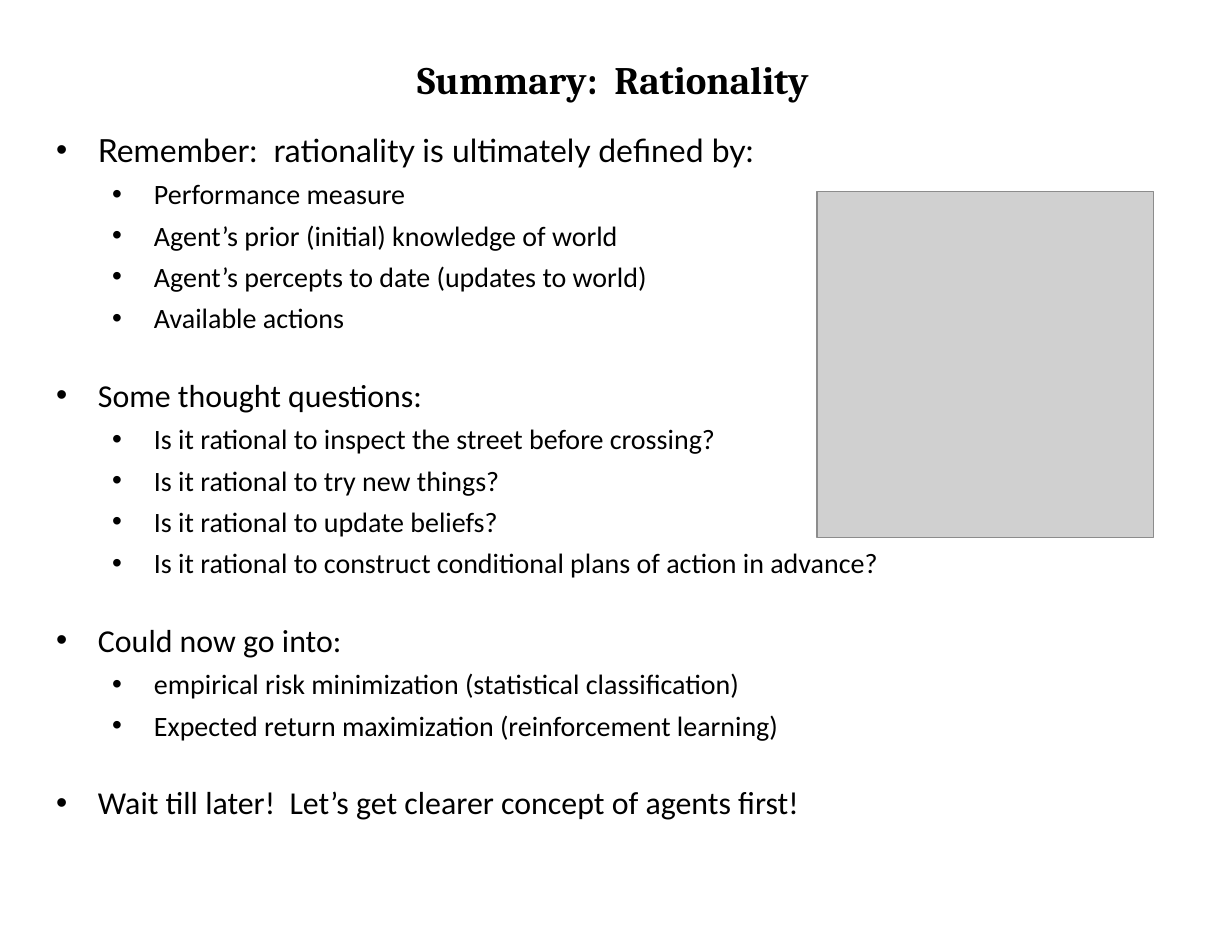
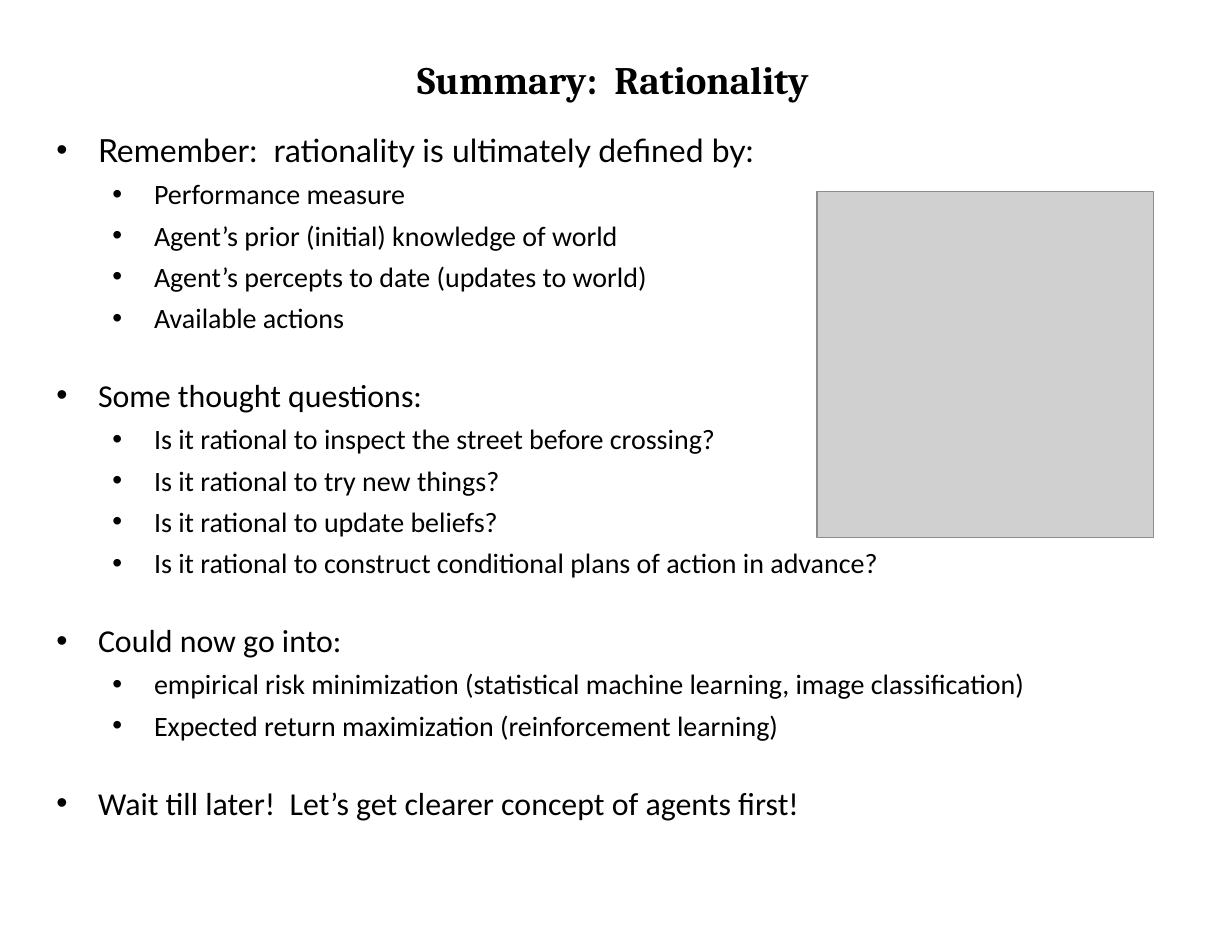
Before and after one commit to tdhock/cs470-570-spring-2023, a slide deck: slide 10 of slides/chapter2.pptx. Drawn at 1232x952 pixels with LibreOffice and Linux fonts; fonts in the diff are those of the drawing; grey boxes stand for pictures. Boxes give left, top, right and bottom in pixels: in the first picture for what was removed or moved away, otherwise in the second. Text is boxed around its words. In the diff, an @@ line names an element or a change of style, - is before the commit and + after.

```diff
--- a/slides/chapter2.pptx
+++ b/slides/chapter2.pptx
@@ text at bbox=[154, 673, 1024, 699]: text changed @@
-  • empirical risk minimization (statistical classification)
+  • empirical risk minimization (statistical machine learning, image classification)
```
Also in this commit, not shown: 9 other slides changed, 2 other files.
